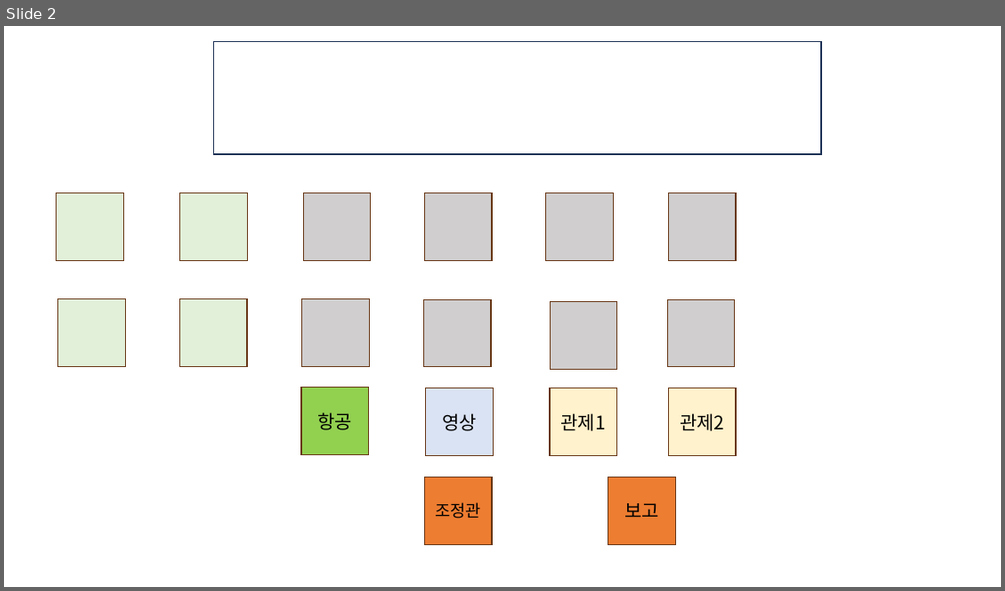
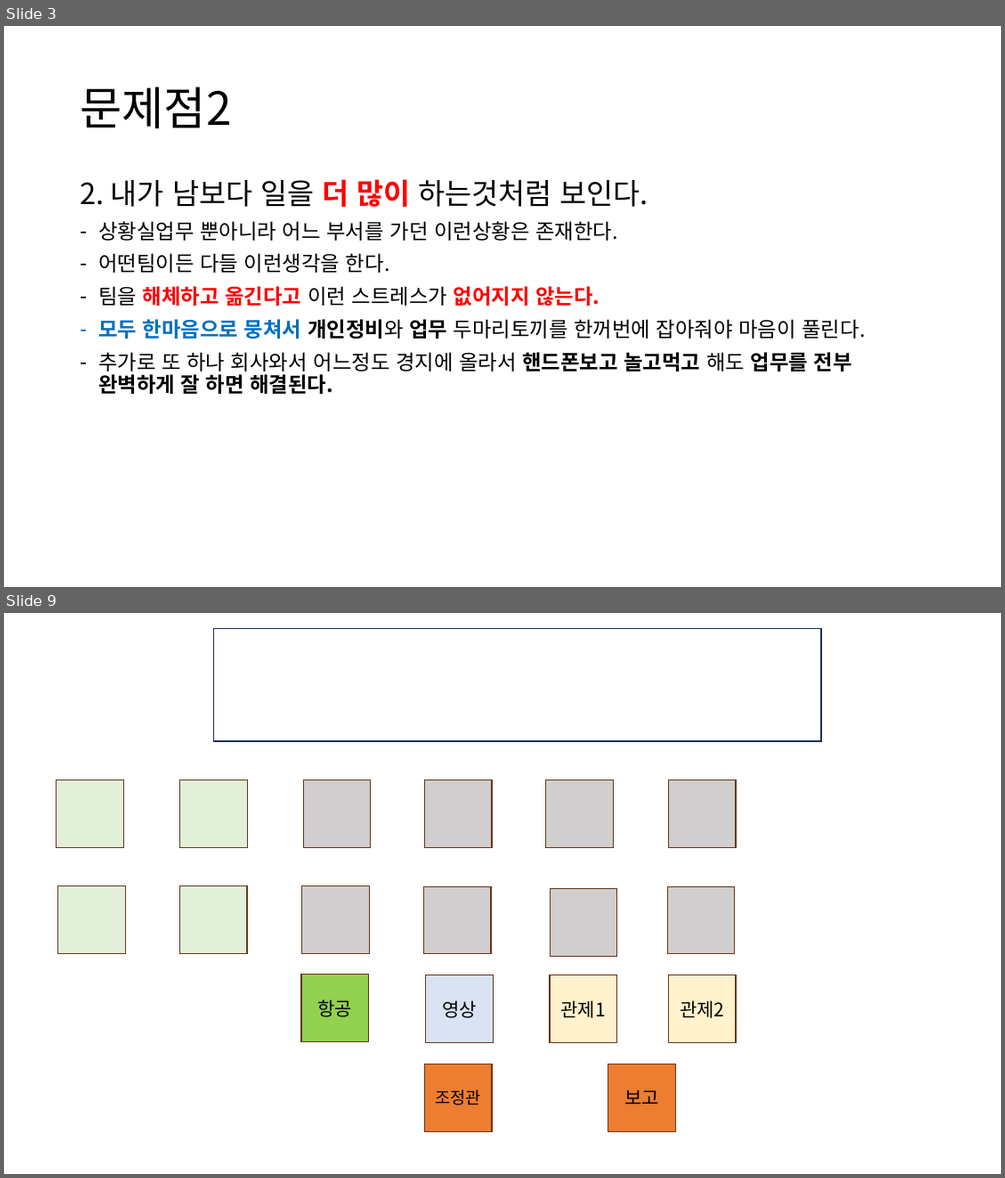
Before and after one commit to Chunopark/fire1, a slide deck: 3팀 상황실 전술.pptx. Shown one above the other, each under a label of ours: slide 2 before the commit, slides 3 and 9 after it; the slides between them are not shown. The pictures are 1005x591 and 1005x1178 pixels, drawn with LibreOffice and Linux fonts; fonts in the diff are those of the drawing. Boxes give left, top, right and bottom in pixels: in the first picture for what was removed or moved away, otherwise in the second. Text is boxed around its words. In the diff, an @@ line names an element or a change of style, - is before the commit and + after.

```diff
--- a/3팀 상황실 전술.pptx
+++ b/3팀 상황실 전술.pptx
@@ slide 3 added at (4,26,1001,587), background #FFFFFF @@
@@ title added at (80,87,231,128), 44 pt, text #000000 @@
+문제점2
@@ text added at (80,179,865,394), 20 pt, text #000000 @@
+2. 내가 남보다 일을 더 많이 하는것처럼 보인다.
+– 상황실업무 뿐아니라 어느 부서를 가던 이런상황은 존재한다.
+– 어떤팀이든 다들 이런생각을 한다.
+– 팀을 해체하고 옮긴다고 이런 스트레스가 없어지지 않는다.
+– 모두 한마음으로 뭉쳐서 개인정비와 업무 두마리토끼를 한꺼번에 잡아줘야 마음이 풀린다.
+– 추가로 또 하나 회사와서 어느정도 경지에 올라서 핸드폰보고 놀고먹고 해도 업무를 전부 완벽하게 잘 하면 해결된다.
@@ what was slide 2 is now slide 9 @@
```
Also in this commit, not shown: 9 other slides added, 1 slide removed.
